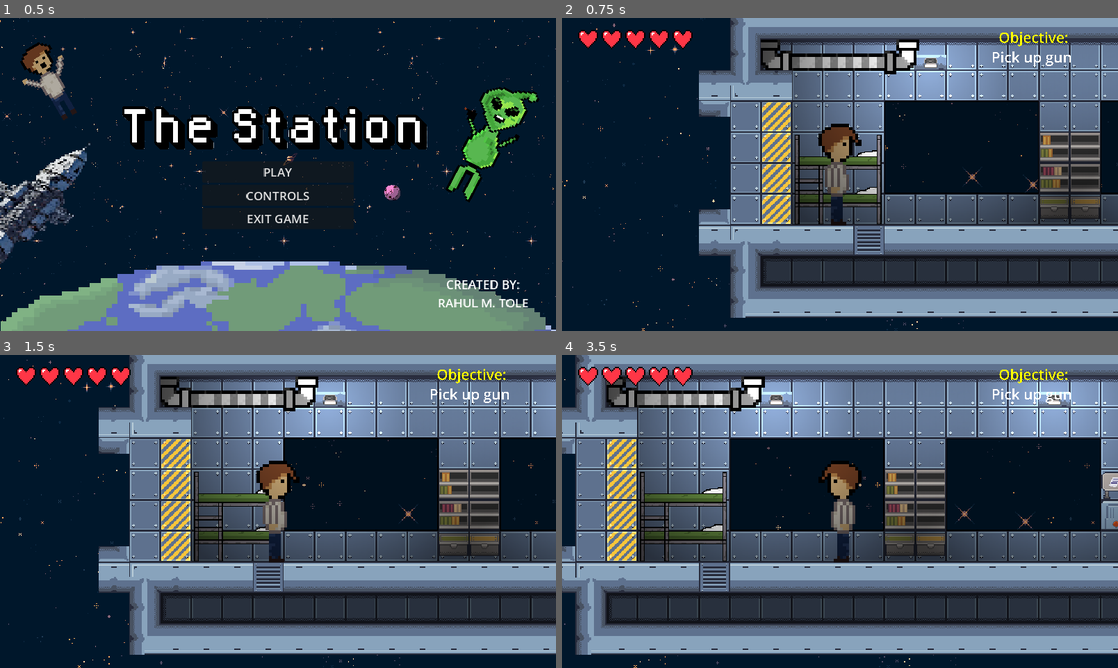
Above: before the commit, frames 1-4 (two rows, left to right).
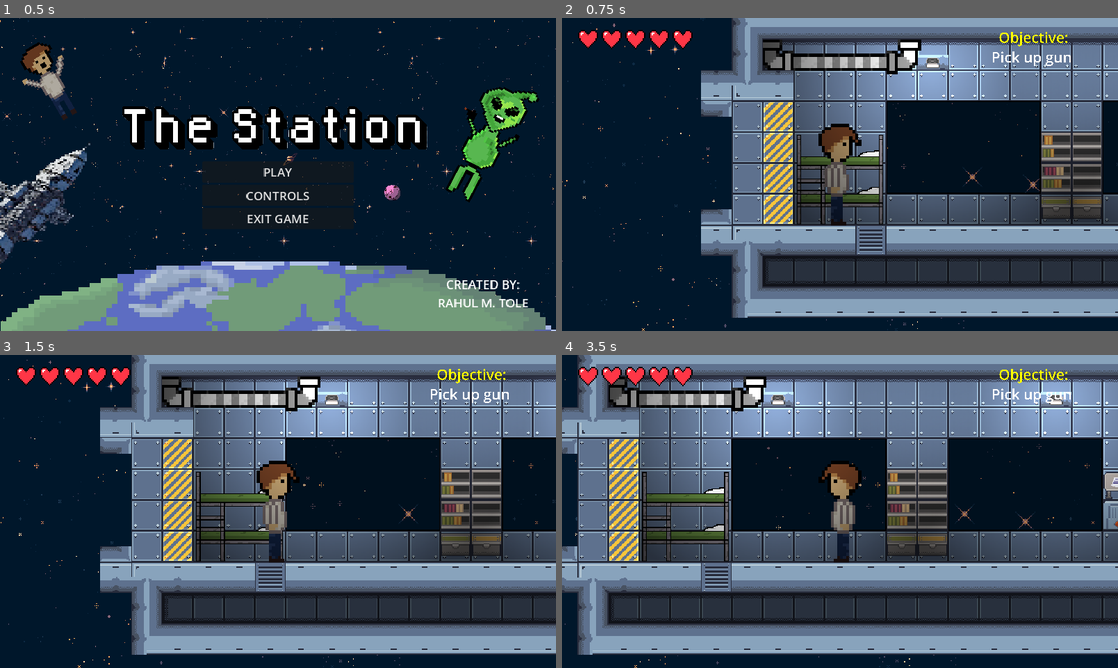
Above: after the commit, the same moments.

Repository: rahultole06/the-station
Game: Godot game, scene res://scenes/main_menu.tscn
Two runs of this game, one before a commit and one after it. Both use one fixed random seed, a clock stepped at 60 frames per second and the inputs below.
Inputs:
- Up to frame 1 (0.5 s): no input
- Up to frame 2 (0.75 s): click "PLAY" at 0.5 s
- Up to frame 3 (1.5 s): hold D (right) from 1.28 s (still down); tap C (dodge) at 1.35 s
- Up to frame 4 (3.5 s): tap W (up) at 1.52, 2.27 s; tap E (interact) at 2.1 s; release D (right) at 2.78 s; hold A (left) from 2.78 s (still down); tap R (shoot) at 2.85 s

Frame 1 is identical in both runs. In frame 2, 9.6% of the frame differs, in the area x 0-100%, y 0-100%; in frame 3, 9.7%; in frame 4, 12%.

Commit message:
Fixed gun pickup logic. Fixed boss AI.

Diff:
--- a/scenes/boss.tscn
+++ b/scenes/boss.tscn
@@ -161,7 +161,7 @@
 stream = ExtResource("6_qiwji")
 
 [node name="BossNoiseTimer" type="Timer" parent="."]
-wait_time = 2.5
+wait_time = 3.0
 autostart = true
 
 [node name="AttackNoise" type="AudioStreamPlayer" parent="."]
--- a/scenes/main.tscn
+++ b/scenes/main.tscn
@@ -1985,7 +1985,7 @@
 [node name="Scene" type="Node" parent="SceneObjects"]
 
 [node name="Walls" type="TileMapLayer" parent="SceneObjects/Scene"]
-tile_map_data = PackedByteArray("AAA9ACgAAAAAAAAAAAA9ACkAAAA …(33528 unchanged characters)… tABUAAAACAAEAAACtABYAAAAEAAIAAACuABQAAAADAAAAAACuABUAAAADAAEAAACuABYAAAAFAAIAAAB3AB4AAAAAAAAAAAB3 …(19602 unchanged characters)…
+tile_map_data = PackedByteArray("AAA9ACgAAAAAAAAAAAA9ACkAAAA …(33528 unchanged characters)… tABUAAAACAAEAAACtABYAAAAEAAIAAACuABQAAAAFAAAAAACuABUAAAAFAAEAAACuABYAAAAFAAIAAAB3AB4AAAAAAAAAAAB3 …(19602 unchanged characters)…
 tile_set = SubResource("TileSet_girqm")
 metadata/_edit_lock_ = true
 
@@ -2221,7 +2221,7 @@
 position = Vector2(2059, 558)
 
 [node name="Boss" parent="SceneObjects/Enemies" instance=ExtResource("22_adqmi")]
-position = Vector2(2006, 964)
+position = Vector2(2274, 964)
 
 [node name="Characters" type="Node" parent="SceneObjects"]
 
@@ -2229,7 +2229,7 @@
 
 [node name="CharacterBody2D" parent="SceneObjects/Characters" node_paths=PackedStringArray("health_bar", "shield_bar", "objectives") instance=ExtResource("5_wwtks")]
 unique_name_in_owner = true
-position = Vector2(1058, 779)
+position = Vector2(1056, 779)
 health_bar = [NodePath("../../../UI/HealthPanel/HBoxContainer/Heart"), NodePath("../../../UI/HealthPanel/HBoxContainer/ …(183 unchanged characters)…
 shield_bar = [NodePath("../../../UI/ShieldPanel/HBoxContainer/Shield"), NodePath("../../../UI/ShieldPanel/HBoxContainer …(188 unchanged characters)…
 objectives = [NodePath("../../../UI/ObjectivePanel/SmallGunLabel"), NodePath("../../../UI/ObjectivePanel/GoUpLabel"), N …(215 unchanged characters)…
--- a/scripts/boss.gd
+++ b/scripts/boss.gd
@@ -76,9 +76,11 @@
 	# Check if the player is in proximity
 	var inProximity = abs(character_body_2d.position.x - position.x) <= 110
 
-	var outOfBounds = position.x >= 2725 # keep alien within bounds
-	if outOfBounds:
+	# keep alien within bounds
+	if position.x >= 2725:
 		velocity.x = -speed * delta
+	elif position.x <= 2100:
+		velocity.x = speed * delta
 
 	var inSight = abs(position.x - character_body_2d.position.x) <= 300
 	if not inSight:
--- a/scripts/small_gun.gd
+++ b/scripts/small_gun.gd
@@ -10,7 +10,7 @@
 
 # Used to display pickup dialogue in front of storage box
 func _on_body_entered(body: Node2D) -> void:
-	if (body.name == "CharacterBody2D" && !body.hasSmallGun()):
+	if (body.name == "CharacterBody2D" && !body.hasSmallGun() && !body.hasBigGun()):
 		gun_panel.show()
 		clickable = true
 
